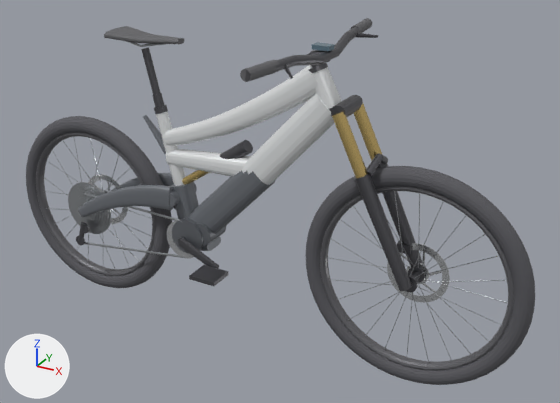
The glTF model docs/models/ebike-mtb-honda-rn0.glb as it was, and as the next commit left it.
Camera for both pictures: a camera (50 mm lens) standing at (1.279, -2.024, 1.54) and looking at (0.136, 0.054, 0.501). The axes (+X, +Y, +Z) are drawn at lower left. The lights are the same throughout. The picture after the commit comes second. Vertices at exactly the same position are counted once.

The scene before the commit, as lines of its bpy script (objects in view):
```python
me_fork_crown = bpy.data.meshes.new('fork_crown')
me_fork_crown.from_pydata(...)  # 110 vertices, 212 faces; spans x 0.3404..0.4129, y -0.064..0.064, z 0.8392..0.8989
me_fork_crown.materials.append(mat_anodized_dark_alloy)  # dark grey #606065
me_fork_lowers = bpy.data.meshes.new('fork_lowers')
me_fork_lowers.from_pydata(...)  # 222 vertices, 432 faces; spans x 0.452..0.648, y -0.087..0.087, z 0.357..0.754
me_fork_lowers.materials.append(mat_anodized_dark_alloy)  # dark grey #606065
me_fork_stanchions = bpy.data.meshes.new('fork_stanchions')
me_fork_stanchions.from_pydata(...)  # 148 vertices, 288 faces; spans x 0.374..0.491, y -0.083..0.083, z 0.692..0.885
me_fork_stanchions.materials.append(mat_stanchion_kashima)  # yellow #e4c881
me_front_wheel_rim = bpy.data.meshes.new('front_wheel_rim')
me_front_wheel_rim.from_pydata(...)  # 624 vertices, 1248 faces; spans x 0.315..0.944, y -0.019..0.019, z 0.051..0.68
me_front_wheel_rim.materials.append(mat_rim_carbon_satin)  # dark grey #67676c
ob_fork_crown = bpy.data.objects.new('fork_crown', me_fork_crown)
ob_fork_crown.location = (0.0, 0.0, 0.0)
ob_fork_lowers = bpy.data.objects.new('fork_lowers', me_fork_lowers)
ob_fork_lowers.location = (0.0, 0.0, 0.0)
ob_fork_stanchions = bpy.data.objects.new('fork_stanchions', me_fork_stanchions)
ob_fork_stanchions.location = (0.0, 0.0, 0.0)
ob_front_wheel_rim = bpy.data.objects.new('front_wheel_rim', me_front_wheel_rim)
ob_front_wheel_rim.location = (0.0, 0.0, 0.0)
# also in view: 'frame_seattube' at (-0.256, 0.0, 0.632); 'drivetrain_chain' at (-0.418, -0.063, 0.312); 'front_wheel_spokes' at (0.63, 0.0, 0.365); 'front_wheel_tire' at (0.63, 0.0, 0.365); 'rear_wheel_tire' at (-0.63, 0.0, 0.346)
```
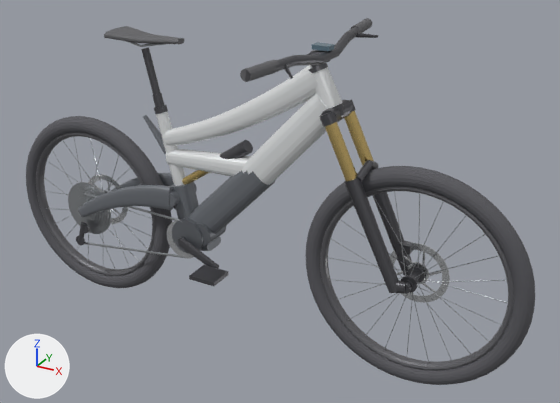
Changed parts and their boxes (x1, y1, x2, y2) in the pictures (560 x 403 px):
'fork_lowers', reshaped
    before: (354, 153, 422, 291)
    after: (344, 160, 412, 294)
'fork_stanchions', moved, rescaled
    before: (332, 104, 382, 178)
    after: (325, 110, 374, 181)
'fork_crown', reshaped
    before: (331, 95, 363, 118)
    after: (319, 99, 356, 127)
part 3 of me_fork_lowers, added
    after: (372, 192, 412, 276)
part 4 of me_fork_lowers, added
    after: (347, 183, 399, 293)
part 5 of me_fork_lowers, added
    after: (405, 283, 411, 294)
part 6 of me_fork_lowers, added
    after: (344, 177, 362, 188)
part 7 of me_fork_lowers, added
    after: (356, 160, 379, 182)
part 8 of me_fork_lowers, deleted
    before: (366, 153, 388, 177)
part 9 of me_fork_lowers, cut back
    before: (354, 163, 422, 291)
    after: (395, 281, 406, 293)

The change in detail:
me_fork_crown is used by ob_fork_crown; location (0.0, 0.0, 0.0).
me_fork_crown had 110 vertices, 212 faces and spanned x 0.3404..0.4129, y -0.064..0.064, z 0.8392..0.8989.
me_fork_crown now has 311 vertices, 604 faces and spans x 0.3157..0.3892, y -0.0868..0.0868, z 0.8279..0.8813.
me_fork_crown part 1: 110 vertices removed from x 0.3404..0.4129, y -0.064..0.064, z 0.8392..0.8989; 311 vertices added at x 0.3157..0.3892, y -0.0868..0.0868, z 0.8279..0.8813.
me_fork_stanchions is used by ob_fork_stanchions; location (0.0, 0.0, 0.0).
me_fork_stanchions had 148 vertices, 288 faces and spanned x 0.374..0.491, y -0.083..0.083, z 0.692..0.885.
me_fork_stanchions now has 148 vertices, 288 faces and spans x 0.347..0.462, y -0.083..0.083, z 0.669..0.859.
me_fork_stanchions part 2: the whole mesh is scaled about its middle by (0.987, 1, 0.985), then moved by (-0.028, 0.0, -0.024).
me_fork_lowers is used by ob_fork_lowers; location (0.0, 0.0, 0.0).
me_fork_lowers had 222 vertices, 432 faces and spanned x 0.452..0.648, y -0.087..0.087, z 0.357..0.754.
me_fork_lowers now has 490 vertices, 944 faces and spans x 0.42..0.645, y -0.088..0.088, z 0.342..0.727.
me_fork_lowers part 3: the loose piece of 92 vertices spanning x 0.452..0.648, y 0.04..0.087, z 0.357..0.71 is copied, and the copy is multiplied about its middle by the matrix ((0.976, -0.002, 0.0), (0.002, 0.976, -0.005), (0.0, 0.005, 0.976)), then moved by (-0.03, 0.001, -0.019); it spans x 0.424..0.616, y 0.041..0.087, z 0.342..0.687.
me_fork_lowers part 4: the loose piece of 92 vertices spanning x 0.452..0.648, y -0.087..-0.04, z 0.357..0.71 is copied, and the copy is multiplied about its middle by the matrix ((0.976, 0.002, 0.0), (-0.002, 0.976, 0.005), (0.0, -0.005, 0.976)), then moved by (-0.03, -0.001, -0.019); it spans x 0.424..0.616, y -0.087..-0.041, z 0.342..0.687.
me_fork_lowers part 5: a new loose piece, a 16-sided cylinder along y spanning x 0.614..0.645, y -0.066..-0.052, z 0.35..0.38, in mat_anodized_dark_alloy (dark grey #606065).
me_fork_lowers part 6: a new loose piece of 56 vertices spanning x 0.42..0.472, y -0.088..-0.04, z 0.656..0.695, in mat_anodized_dark_alloy (dark grey #606065).
me_fork_lowers part 7: a new loose piece of 38 vertices spanning x 0.45..0.481, y -0.069..0.069, z 0.674..0.727, in mat_anodized_dark_alloy (dark grey #606065).
me_fork_lowers part 8: the loose piece of 38 vertices spanning x 0.48..0.512, y -0.069..0.069, z 0.698..0.754 is deleted.
me_fork_lowers part 9: 182 vertices removed from x 0.452..0.648, y -0.087..0.087, z 0.357..0.71; 86 vertices added at x 0.59..0.631, y -0.079..0.079, z 0.343..0.383.
Other edits to the shape of me_fork_lowers do not show in these pictures.
